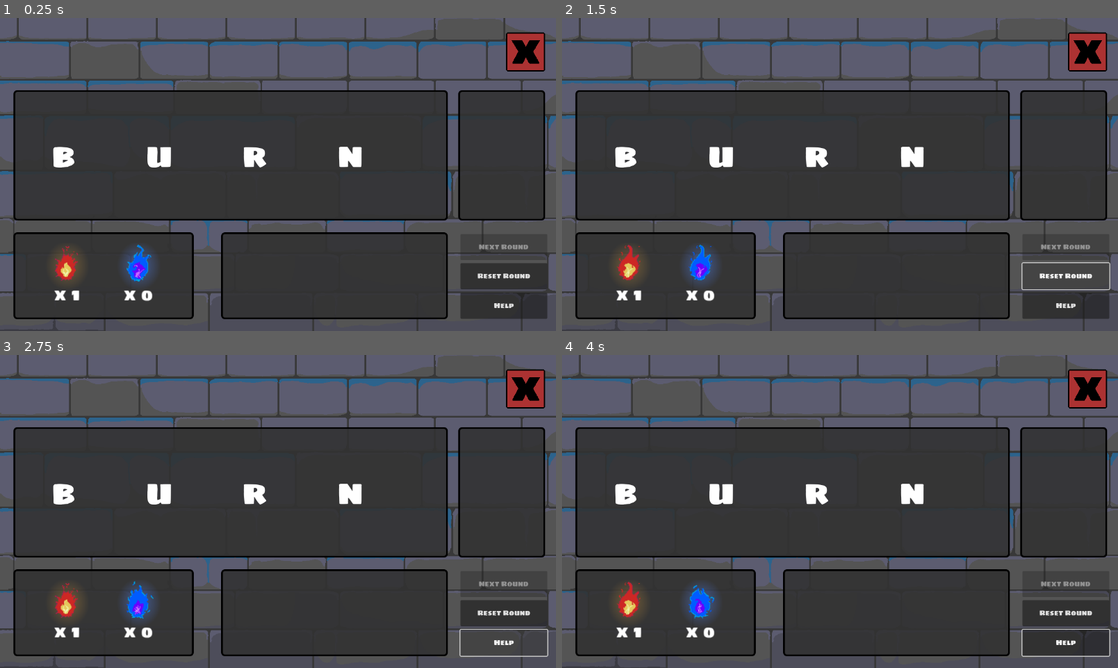
Above: before the commit, frames 1-4 (two rows, left to right).
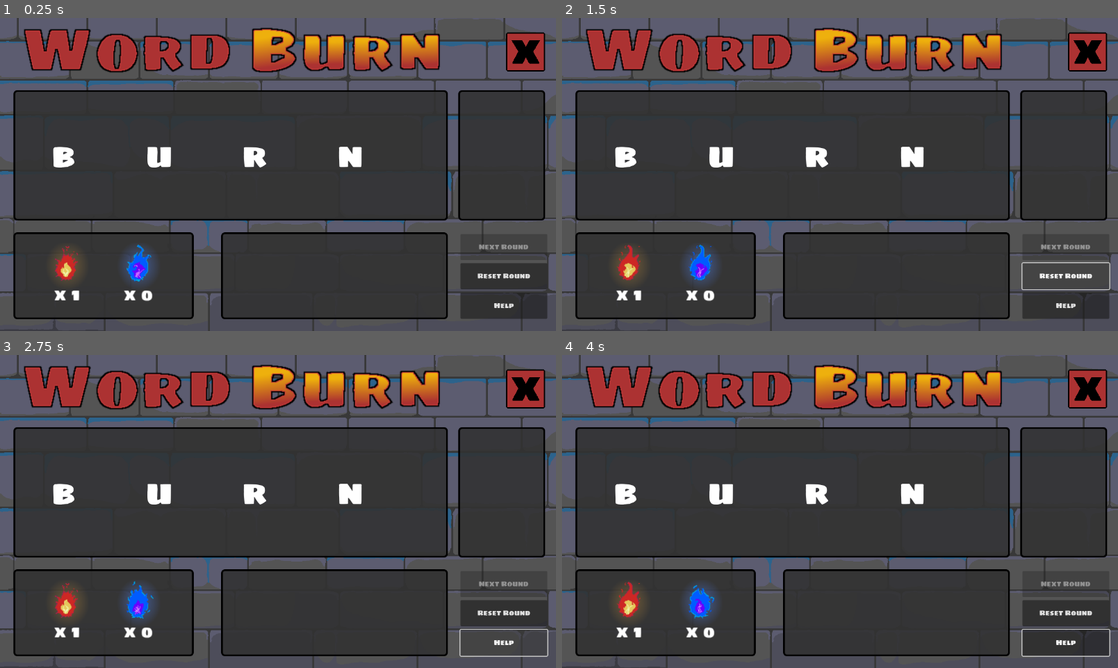
Above: after the commit, the same moments.

Repository: Nono-M/GodotWildJam_83
Game: Godot game, scene res://main.tscn
Same seed, same stepped clock (60 frames per second), same inputs: the game is played once before the commit and once after it.
Inputs (mouse positions are in pixels of both pictures, inside the frame that each line leads up to):
- Up to frame 1 (0.25 s): no input
- Up to frame 2 (1.5 s): move the mouse to (962, 158) at 0.52 s; click (962, 158) at 0.67 s; click "Reset Round" at 1.25 s
- Up to frame 3 (2.75 s): click "Help" at 2 s
- Up to frame 4 (4 s): drag from (728, 527) to (623, 492) at 2.77 s; move the mouse to (895, 442) at 3.52 s; click (895, 442) at 3.67 s

The runs differ from the first frame. In frame 1, 6.7% of the frame differs, in the area x 4-80%, y 3-18%; in frame 2, 6.7%; in frame 3, 6.7%; in frame 4, 6.7%.

Commit message:
Added Game Title to interface

Diff:
--- a/main.tscn
+++ b/main.tscn
@@ -1,9 +1,10 @@
-[gd_scene load_steps=5 format=3 uid="uid://dfymmbl53tptq"]
+[gd_scene load_steps=6 format=3 uid="uid://dfymmbl53tptq"]
 
 [ext_resource type="Script" path="res://scripts/main.gd" id="1_ptgmp"]
 [ext_resource type="PackedScene" uid="uid://doidypiunpli3" path="res://interface.tscn" id="2_4v44y"]
 [ext_resource type="PackedScene" uid="uid://0cyugpbhrcae" path="res://flames_box.tscn" id="2_tgysf"]
 [ext_resource type="FontFile" uid="uid://dkgjvlcpb2eh" path="res://assets/SigmarOne-Regular.ttf" id="3_g2u06"]
+[ext_resource type="Texture2D" uid="uid://bepbr0mymtvo1" path="res://assets/title.png" id="5_unr4y"]
 
 [node name="Main" type="Node2D"]
 script = ExtResource("1_ptgmp")
@@ -36,3 +37,8 @@
 theme_override_fonts/font = ExtResource("3_g2u06")
 theme_override_font_sizes/font_size = 24
 autowrap_mode = 2
+
+[node name="Sprite2D" type="Sprite2D" parent="."]
+position = Vector2(534, 74)
+scale = Vector2(1.5, 1.5)
+texture = ExtResource("5_unr4y")
Binary file added: assets/title.png
